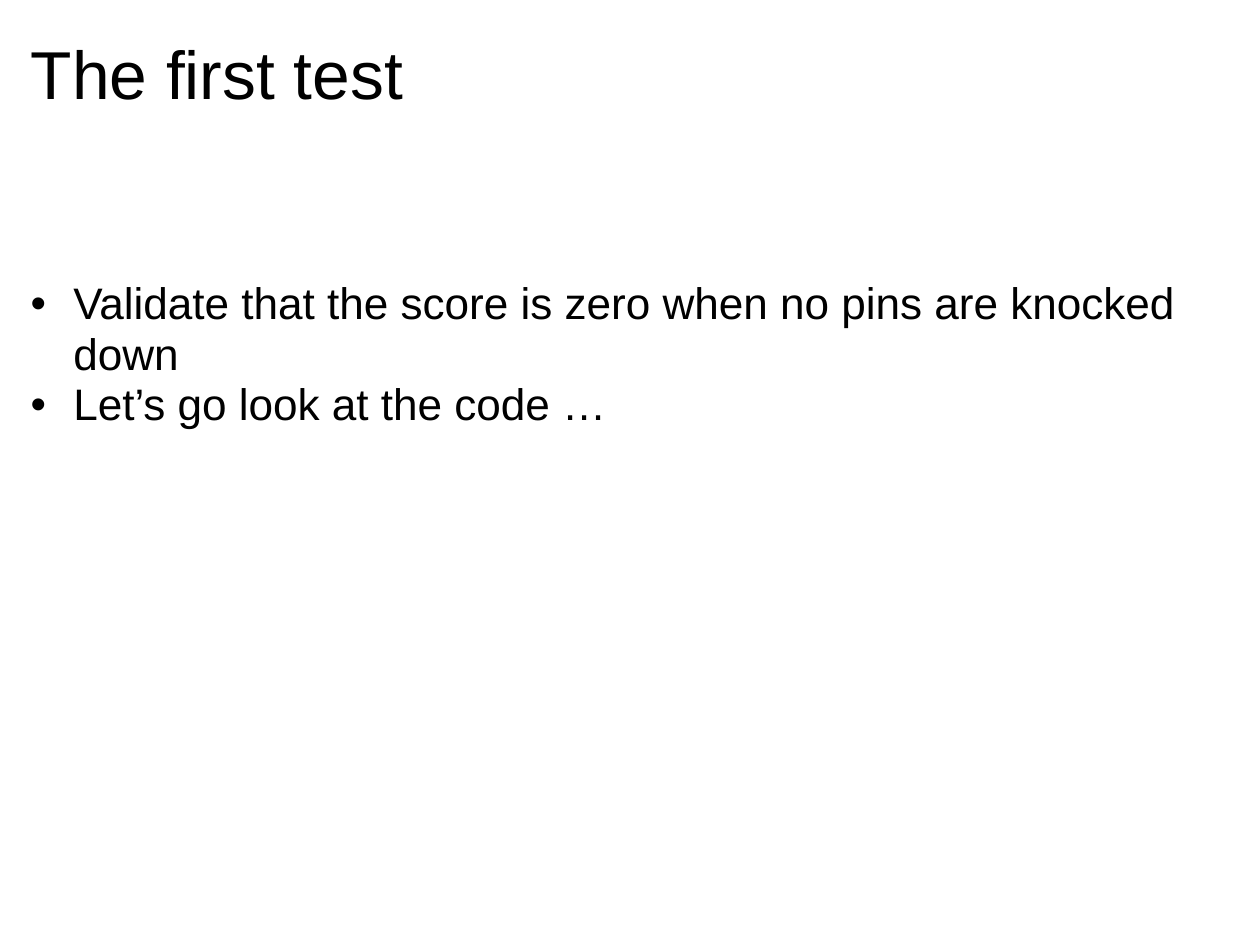
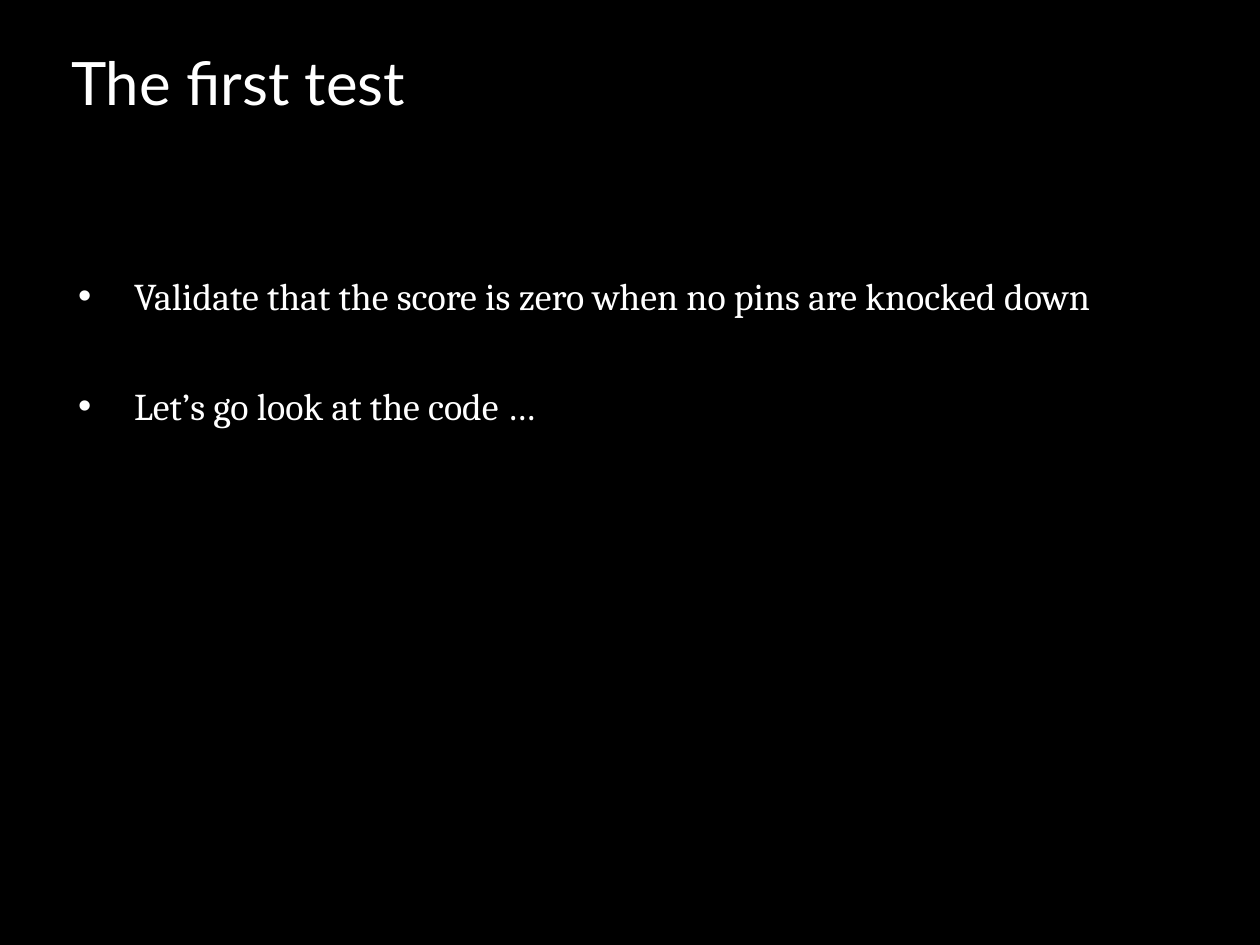
Before and after one commit to jomontanari/JasmineBowlingGame, a slide deck: slide 6 of TestingJavaScript_with_Jasmine.ppt. Drawn at 1260x945 pixels with LibreOffice and Linux fonts; fonts in the diff are those of the drawing; background and template pictures are left out. Boxes give left, top, right and bottom in pixels: in the first picture for what was removed or moved away, otherwise in the second. Text is boxed around its words. In the diff, an @@ line names an element or a change of style, - is before the commit and + after.

```diff
--- a/TestingJavaScript_with_Jasmine.ppt
+++ b/TestingJavaScript_with_Jasmine.ppt
@@ background #FFFFFF to #000000 @@
@@ title "The first test": place and size @@
-title "The first test" at [31, 50, 403, 100]
+title "The first test" at [71, 61, 405, 106]
@@ title "The first test" at [71, 61, 405, 106]: size 43 to 38 pt, font Arial to Lato, text colour #000000 to #FFFFFF @@
@@ text "Validate that the score is ...": place and size @@
-text "Validate that the score is ..." at [73, 287, 1174, 429]
+text "Validate that the score is ..." at [134, 283, 1090, 429]
@@ text "Validate that the score is ..." at [134, 283, 1090, 429]: size 28 to 24 pt, font Arial to Cambria, text colour #000000 to #FFFFFF; indent changed; line spacing 0.95 to 1; more space between paragraphs; bullet colour #000000 to #FFFFFF @@
```
Also in this commit, not shown: 14 other slides changed, 3 slides added, 3 slides removed.
